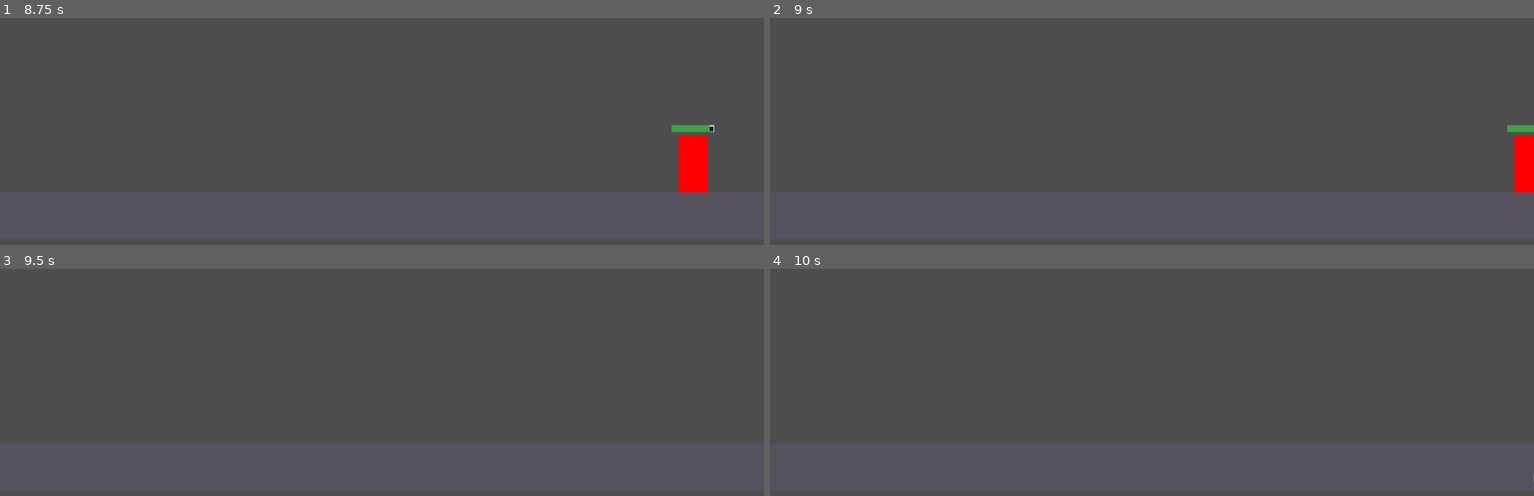
Above: before the commit, frames 1-4 (two rows, left to right).
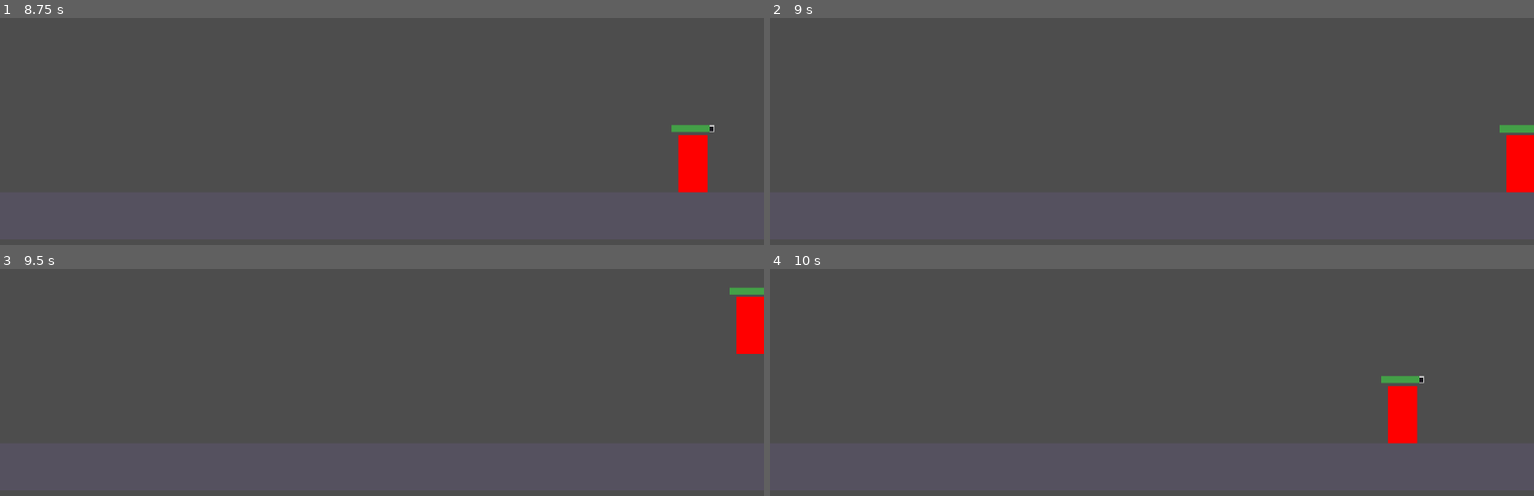
Above: after the commit, the same moments.

Repository: aadib14/shadow-reign
Game: Godot game, scene res://ShadowReign/scenes/levels/arena_01.tscn
Two runs of this game, one before a commit and one after it. Both use one fixed random seed, a clock stepped at 60 frames per second and the inputs below.
Inputs:
- Up to frame 1 (8.75 s): hold D (move_right) 0.53-2.03 s; tap J (attack) every 0.75 s from 0.6 to 8.1 s; tap Space (jump) at 0.77, 1.52, 3.02, 3.77, 4.52, 6.02, 6.77, 7.52 s; hold A (move_left) 2.03-2.78 s; hold D (move_right) 2.78-4.28 s; hold A (move_left) 4.28-5.03 s; hold D (move_right) 5.03-5.78 s; hold A (move_left) 5.78-7.28 s; hold D (move_right) from 7.28 s (still down)
- Up to frame 2 (9 s): keep holding D (move_right); tap J (attack) at 8.85 s
- Up to frame 3 (9.5 s): keep holding D (move_right); tap Space (jump) at 9.02 s
- Up to frame 4 (10 s): release D (move_right) at 9.53 s; hold A (move_left) from 9.53 s (still down); tap J (attack) at 9.6 s; tap Space (jump) at 9.77 s

Frame 1 is identical in both runs. In frame 2, 0.3% of the frame differs, in the area x 95-100%, y 47-77%; in frame 3, 1.1%; in frame 4, 1.2%, in the area x 80-100%, y 47-95%.

Commit message:
adding left and right wall

Diff:
--- a/ShadowReign/scenes/levels/arena_01.tscn
+++ b/ShadowReign/scenes/levels/arena_01.tscn
@@ -9,6 +9,9 @@
 size = Vector2(640, 40)
 
 [sub_resource type="LabelSettings" id="LabelSettings_maajm"]
+
+[sub_resource type="RectangleShape2D" id="RectangleShape2D_k56px"]
+size = Vector2(40, 500)
 
 [node name="Arena01" type="Node2D" unique_id=2053349249]
 script = ExtResource("1_nis83")
@@ -29,6 +32,14 @@
 position = Vector2(450, 200)
 
 [node name="GameOverUI" type="CanvasLayer" parent="." unique_id=1825276302]
+visible = false
+
+[node name="DarkOverlay" type="ColorRect" parent="GameOverUI" unique_id=1242536127]
+z_index = -1
+offset_right = 640.0
+offset_bottom = 360.0
+mouse_filter = 2
+color = Color(0, 0, 0, 0.6)
 
 [node name="GameOverLabel" type="Label" parent="GameOverUI" unique_id=1712525764]
 visible = false
@@ -57,4 +68,17 @@
 offset_bottom = 251.0
 text = "RETRY"
 
+[node name="LeftWall" type="StaticBody2D" parent="." unique_id=386287476]
+
+[node name="CollisionShape2D" type="CollisionShape2D" parent="LeftWall" unique_id=2001439728]
+position = Vector2(-18, 101)
+shape = SubResource("RectangleShape2D_k56px")
+
+[node name="RightWall" type="StaticBody2D" parent="." unique_id=1976208211]
+position = Vector2(679, -1)
+
+[node name="CollisionShape2D" type="CollisionShape2D" parent="RightWall" unique_id=714785169]
+position = Vector2(-18, 101)
+shape = SubResource("RectangleShape2D_k56px")
+
 [connection signal="pressed" from="GameOverUI/RetryButton" to="." method="_on_retry_button_pressed"]
--- a/ShadowReign/scenes/player/playerv_2.gd
+++ b/ShadowReign/scenes/player/playerv_2.gd
@@ -1,5 +1,8 @@
 
 extends CharacterBody2D
+
+@export var arena_left: float = 20.0
+@export var arena_right: float = 620.0
 @export var max_health: int = 100
 
 var health: int = 100
@@ -62,7 +65,14 @@
 	if is_dead:
 		velocity.x = 0.0
 		velocity.y += GRAVITY * delta
+
 		move_and_slide()
+		global_position.x = clampf(
+		global_position.x,
+		arena_left,
+		arena_right
+	)
+
 		return
 
 
--- a/ShadowReign/scripts/arena_01.gd
+++ b/ShadowReign/scripts/arena_01.gd
@@ -2,8 +2,17 @@
 
 
 # Called when the node enters the scene tree for the first time.
+
+
+
 func _ready() -> void:
-	pass # Replace with function body.
+	var label = $GameOverUI/GameOverLabel
+
+	label.text = "GAME OVER"
+	label.add_theme_color_override("font_color", Color.WHITE)
+	label.self_modulate = Color("#EF4444")
+
+
 
 # Called every frame. 'delta' is the elapsed time since the previous frame.
 
